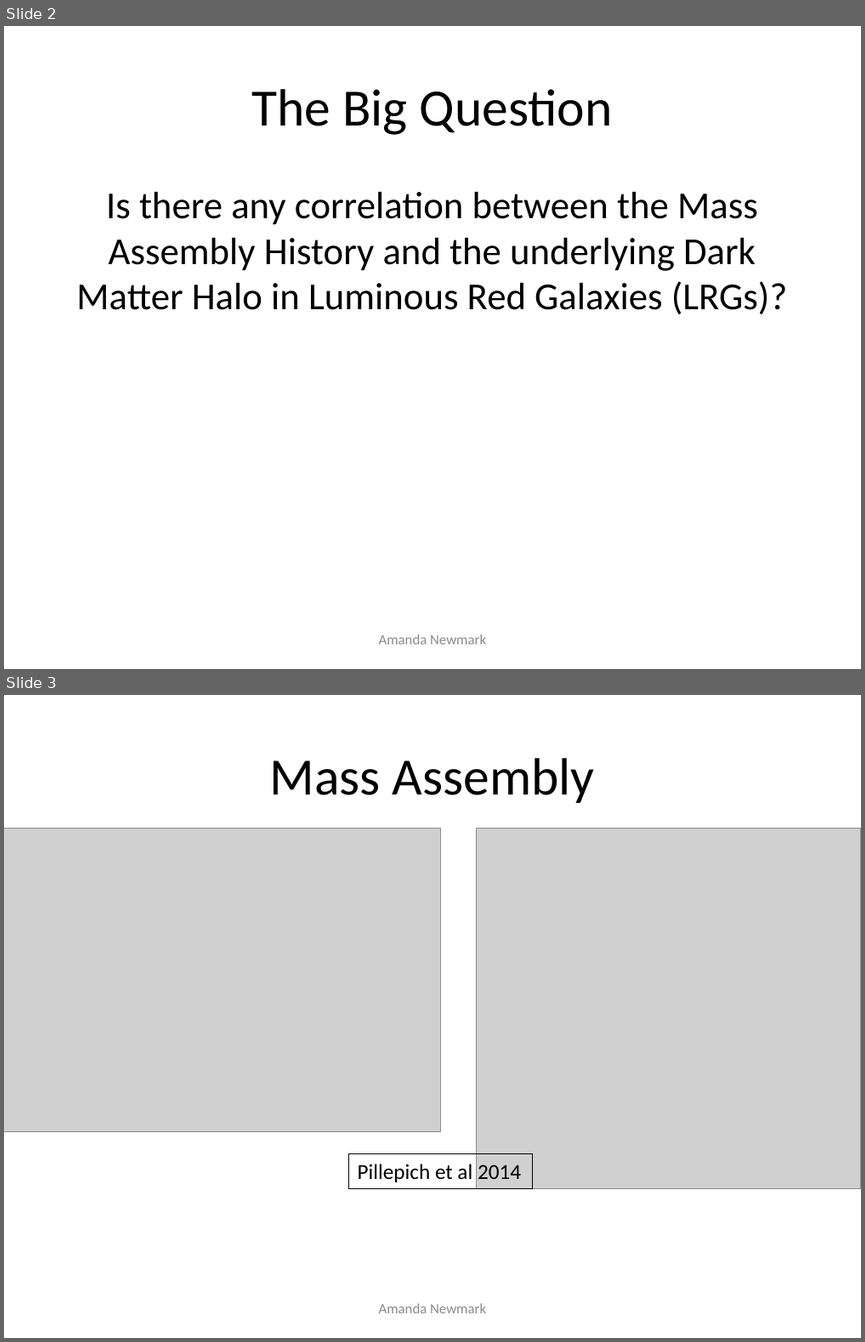
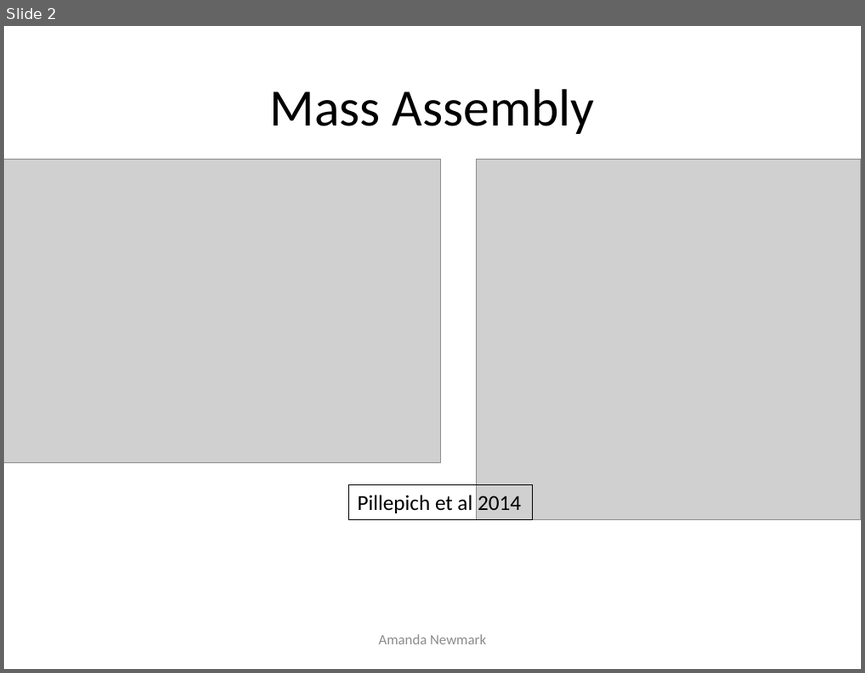
Before and after one commit to anewmark/galaxy_dark_matter, a slide deck: big_presentation.pptx. Shown one above the other, each under a label of ours: slides 2 and 3 before the commit, slide 2 after it. The pictures are 865x1342 and 865x673 pixels, drawn with LibreOffice and Linux fonts; fonts in the diff are those of the drawing; grey boxes stand for pictures. Boxes give left, top, right and bottom in pixels: in the first picture for what was removed or moved away, otherwise in the second. Text is boxed around its words. In the diff, an @@ line names an element or a change of style, - is before the commit and + after.

```diff
--- a/big_presentation.pptx
+++ b/big_presentation.pptx
@@ slide 2 removed at (x1=4, y1=26, x2=861, y2=669), background #FFFFFF @@
@@ title removed at (x1=252, y1=89, x2=613, y2=135) @@
-The Big Question
@@ text removed at (x1=76, y1=192, x2=787, y2=314) @@
-Is there any correlation between the Mass Assembly History and the underlying Dark Matter Halo in Luminous Red Galaxies (LRGs)?
@@ text removed at (x1=379, y1=634, x2=486, y2=644) @@
-Amanda Newmark
@@ what was slide 3 is now slide 2 @@
```
Also in this commit, not shown: 9 slides changed, 2 slides added, 1 other slide removed, 3 other files.
